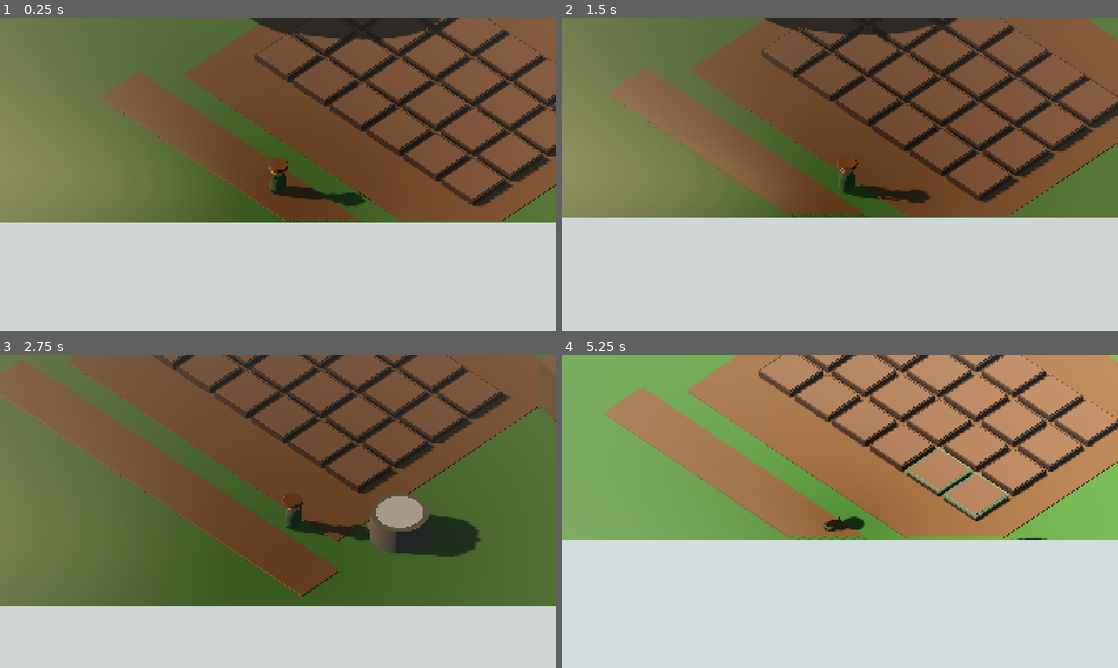
Above: before the commit, frames 1-4 (two rows, left to right).
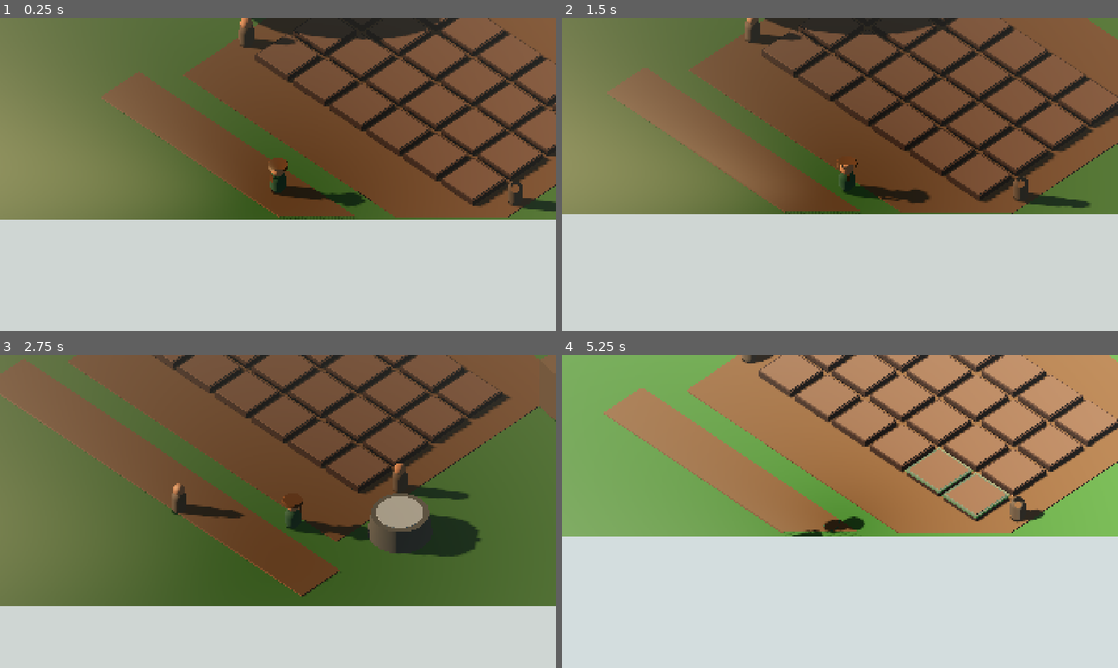
Above: after the commit, the same moments.

Repository: thanawat150/game
Game: Godot game, scene res://Main3D.tscn
Same seed, same stepped clock (60 frames per second), same inputs: the game is played once before the commit and once after it.
Inputs (mouse positions are in pixels of both pictures, inside the frame that each line leads up to):
- Up to frame 1 (0.25 s): no input
- Up to frame 2 (1.5 s): move the mouse to (962, 158) at 0.52 s; hold D (move_right) 0.53-1.28 s; hold E (interact) 0.53-1.28 s; click (962, 158) at 0.67 s; move the mouse to (728, 190) at 1.27 s; hold S (move_back) from 1.28 s (still down); tap E (interact) at 1.35 s
- Up to frame 3 (2.75 s): move the mouse to (333, 442) at 2.02 s; release S (move_back) at 2.03 s; hold D (move_right) from 2.03 s (still down); hold Shift (sprint) from 2.03 s (still down); tap E (interact) at 2.3 s
- Up to frame 4 (5.25 s): move the mouse to (812, 574) at 2.77 s; release D (move_right) at 2.78 s; release Shift (sprint) at 2.78 s; hold W (move_forward) 2.78-3.53 s; tap T (time_cycle) at 2.85 s; click (812, 574) at 2.92 s; tap E (interact) at 3.05, 4.35 s; move the mouse to (1006, 558) at 3.52 s; hold E (interact) 3.53-4.28 s; hold A (move_left) 3.53-5.03 s; move the mouse to (673, 464) at 4.27 s; move the mouse to (867, 511) at 5.02 s; hold S (move_back) from 5.03 s (still down); hold Shift (sprint) from 5.03 s (still down); click (867, 511) at 5.17 s

The runs differ from the first frame. In frame 1, 1.9% of the frame differs, in the area x 0-100%, y 0-66%; in frame 2, 2.2%, in the area x 0-100%, y 0-64%; in frame 3, 1.0%; in frame 4, 2.0%.

Commit message:
feat(growwise3d): implement NPC schedules and navigation

Diff:
--- a/GrowWise3D/Main3D.tscn
+++ b/GrowWise3D/Main3D.tscn
@@ -7,6 +7,7 @@
 [ext_resource type="Script" path="res://scripts/camera/camera_rig.gd" id="5_camera"]
 [ext_resource type="Script" path="res://scripts/world/time_of_day_controller.gd" id="6_time"]
 [ext_resource type="Script" path="res://scripts/interaction/interaction_manager.gd" id="7_interaction"]
+[ext_resource type="Script" path="res://scripts/world/navigation_baker.gd" id="8_navigation"]
 
 [sub_resource type="Environment" id="Environment_main"]
 background_mode = 1
@@ -18,6 +19,15 @@
 fog_enabled = true
 fog_light_color = Color(0.68, 0.73, 0.75, 1)
 fog_density = 0.0018
+
+[sub_resource type="NavigationMesh" id="NavigationMesh_m1"]
+agent_height = 2.0
+agent_radius = 0.5
+agent_max_climb = 0.25
+agent_max_slope = 45.0
+cell_size = 0.25
+cell_height = 0.25
+geometry_parsed_geometry_type = 1
 
 [node name="GameRoot" type="Node3D"]
 script = ExtResource("1_root")
@@ -39,7 +49,9 @@
 
 [node name="Terrain" parent="World3D" instance=ExtResource("3_terrain")]
 
-[node name="Navigation" type="Node3D" parent="World3D"]
+[node name="Navigation" type="NavigationRegion3D" parent="World3D"]
+navigation_mesh = SubResource("NavigationMesh_m1")
+script = ExtResource("8_navigation")
 
 [node name="Buildings" type="Node3D" parent="World3D"]
 
--- a/GrowWise3D/data/m1_world_placements.json
+++ b/GrowWise3D/data/m1_world_placements.json
@@ -8,6 +8,9 @@
     {"scene":"rock","name":"RockNorth","parent":"Props","position":[4,0,-13],"rotation_y":31},
     {"scene":"fence","name":"FenceNorthA","parent":"Props","position":[-6,0,-15],"rotation_y":90},
     {"scene":"fence","name":"FenceNorthB","parent":"Props","position":[0,0,-15],"rotation_y":90},
-    {"scene":"fence","name":"FenceNorthC","parent":"Props","position":[6,0,-15],"rotation_y":90}
+    {"scene":"fence","name":"FenceNorthC","parent":"Props","position":[6,0,-15],"rotation_y":90},
+    {"scene":"npc","name":"SeedTeacher","parent":"NPCs","position":[-8,0,4],"rotation_y":0,"properties":{"npc_id":"seed_teacher","display_name":"ครูเมล็ดพันธุ์","dialogue_text":"ลองตรวจความชื้นของดินก่อนปลูกนะ","start_delay":0.4,"stop_duration":2.2},"route":[[-8,0,4],[-8,0,-5],[-4,0,-8]]},
+    {"scene":"npc","name":"SoilResearcher","parent":"NPCs","position":[8,0,3],"rotation_y":0,"properties":{"npc_id":"soil_researcher","display_name":"นักวิจัยดิน","dialogue_text":"ผลตรวจดินจะช่วยให้เลือกพืชได้เหมาะสมขึ้น","start_delay":1.3,"stop_duration":2.8},"route":[[8,0,3],[8,0,-6],[4,0,-9]]},
+    {"scene":"npc","name":"WaterTechnician","parent":"NPCs","position":[2,0,11],"rotation_y":0,"properties":{"npc_id":"water_technician","display_name":"ช่างจัดการน้ำ","dialogue_text":"พื้นที่ต่ำควรมีทางระบายน้ำสำรอง","start_delay":2.1,"stop_duration":2.4},"route":[[2,0,11],[10,0,8],[12,0,2]]}
   ]
 }
--- a/GrowWise3D/scenes/npc/NPCBase.tscn
+++ b/GrowWise3D/scenes/npc/NPCBase.tscn
@@ -1,27 +1,50 @@
-[gd_scene load_steps=5 format=3]
-
-[ext_resource type="Script" path="res://scripts/npc/npc_controller.gd" id="1"]
-
-[sub_resource type="CapsuleMesh" id="NPCMesh"]
+[gd_scene load_steps=8 format=3]
+[ext_resource type="Script" path="res://scripts/npc/npc_controller.gd" id="1_npc"]
+[sub_resource type="CapsuleMesh" id="BodyMesh"]
 radius = 0.34
 height = 1.25
-
-[sub_resource type="CapsuleShape3D" id="NPCShape"]
+[sub_resource type="CapsuleShape3D" id="BodyShape"]
 radius = 0.34
 height = 1.25
-
-[sub_resource type="StandardMaterial3D" id="NPCMaterial"]
-albedo_color = Color(0.55, 0.34, 0.22, 1)
-roughness = 0.8
-
+[sub_resource type="SphereMesh" id="HeadMesh"]
+radius = 0.27
+height = 0.54
+[sub_resource type="StandardMaterial3D" id="BodyMat"]
+albedo_color = Color(0.31,0.24,0.18,1)
+roughness = 0.83
+[sub_resource type="StandardMaterial3D" id="SkinMat"]
+albedo_color = Color(0.58,0.39,0.27,1)
+roughness = 0.76
+[sub_resource type="SphereShape3D" id="InteractionShape"]
+radius = 1.1
 [node name="NPCBase" type="CharacterBody3D"]
-script = ExtResource("1")
-
-[node name="Body" type="MeshInstance3D" parent="."]
-mesh = SubResource("NPCMesh")
-material_override = SubResource("NPCMaterial")
-position = Vector3(0, 0.82, 0)
-
+collision_layer = 3
+collision_mask = 1
+script = ExtResource("1_npc")
+[node name="NavigationAgent3D" type="NavigationAgent3D" parent="."]
+path_desired_distance = 0.35
+target_desired_distance = 0.45
+avoidance_enabled = true
+radius = 0.42
+neighbor_distance = 2.2
 [node name="CollisionShape3D" type="CollisionShape3D" parent="."]
-shape = SubResource("NPCShape")
-position = Vector3(0, 0.82, 0)
+position = Vector3(0,0.8,0)
+shape = SubResource("BodyShape")
+[node name="ModelRoot" type="Node3D" parent="."]
+[node name="Body" type="MeshInstance3D" parent="ModelRoot"]
+position = Vector3(0,0.72,0)
+mesh = SubResource("BodyMesh")
+material_override = SubResource("BodyMat")
+[node name="Head" type="MeshInstance3D" parent="ModelRoot"]
+position = Vector3(0,1.43,0)
+mesh = SubResource("HeadMesh")
+material_override = SubResource("SkinMat")
+[node name="AnimationPlayer" type="AnimationPlayer" parent="."]
+[node name="InteractionArea" type="Area3D" parent="."]
+collision_layer = 4
+collision_mask = 0
+monitoring = false
+monitorable = true
+[node name="CollisionShape3D" type="CollisionShape3D" parent="InteractionArea"]
+position = Vector3(0,0.9,0)
+shape = SubResource("InteractionShape")
--- a/GrowWise3D/scripts/npc/npc_controller.gd
+++ b/GrowWise3D/scripts/npc/npc_controller.gd
@@ -1,29 +1,221 @@
 extends CharacterBody3D
 class_name GrowWiseNPCController
 
+signal state_changed(npc_id: String, state_name: String)
+signal dialogue_requested(npc_id: String, display_name: String, text: String)
+
+enum NPCState { IDLE, WALK, WAIT, TALK, WORK, RETURN }
+
+@export var npc_id: String = "npc"
 @export var display_name: String = "NPC"
+@export_multiline var dialogue_text: String = "สวัสดี"
 @export var move_speed: float = 2.2
+@export var rotation_speed: float = 7.0
 @export var patrol_points: Array[Vector3] = []
-
+@export var start_delay: float = 0.0
+@export var stop_duration: float = 2.0
+@export var max_path_retries: int = 3
+@export var path_retry_interval: float = 1.0
+@export var wait_timeout: float = 6.0
+
+@onready var navigation_agent: NavigationAgent3D = $NavigationAgent3D
+
+var current_state: NPCState = NPCState.WAIT
 var patrol_index: int = 0
+var retry_count: int = 0
+var wait_elapsed: float = 0.0
+var current_wait_duration: float = 0.0
+var path_elapsed: float = 0.0
+var current_target: Vector3 = Vector3.ZERO
+var failure_reason: String = ""
 var gravity: float = ProjectSettings.get_setting("physics/3d/default_gravity", 9.8)
+var talk_target: Node3D
+
+
+func _ready() -> void:
+	navigation_agent.path_desired_distance = 0.35
+	navigation_agent.target_desired_distance = 0.45
+	navigation_agent.avoidance_enabled = true
+	navigation_agent.radius = 0.42
+	navigation_agent.neighbor_distance = 2.2
+	navigation_agent.max_neighbors = 8
+	current_wait_duration = maxf(start_delay, 0.1)
+	_set_state(NPCState.WAIT)
+
 
 func _physics_process(delta: float) -> void:
+	_apply_gravity(delta)
+	match current_state:
+		NPCState.TALK:
+			_stop_planar(delta)
+			_face_talk_target(delta)
+		NPCState.WALK, NPCState.RETURN:
+			_update_navigation(delta)
+		NPCState.WAIT, NPCState.IDLE, NPCState.WORK:
+			_stop_planar(delta)
+			_update_wait(delta)
+	move_and_slide()
+
+
+func request_path_with_retry(target: Vector3) -> void:
+	current_target = target
+	path_elapsed = 0.0
+	failure_reason = ""
+	navigation_agent.target_position = target
+	_set_state(NPCState.WALK)
+
+
+func begin_talk(player: Node3D) -> void:
+	talk_target = player
+	velocity.x = 0.0
+	velocity.z = 0.0
+	_set_state(NPCState.TALK)
+	dialogue_requested.emit(npc_id, display_name, dialogue_text)
+
+
+func end_talk() -> void:
+	talk_target = null
+	retry_count = 0
+	current_wait_duration = 0.35
+	wait_elapsed = 0.0
+	_set_state(NPCState.WAIT)
+
+
+func get_interaction_prompt() -> String:
+	return "[E] พูดคุยกับ%s" % display_name
+
+
+func get_interaction_priority() -> int:
+	return 30
+
+
+func get_interaction_point() -> Vector3:
+	return global_position + Vector3.UP * 1.25
+
+
+func can_interact(_actor: Node3D) -> bool:
+	return current_state != NPCState.WORK
+
+
+func interact(actor: Node3D) -> void:
+	begin_talk(actor)
+
+
+func get_state_name() -> String:
+	return NPCState.keys()[current_state]
+
+
+func get_navigation_diagnostics() -> Dictionary:
+	return {
+		"state": get_state_name(),
+		"retry_count": retry_count,
+		"wait_elapsed": wait_elapsed,
+		"target": [current_target.x, current_target.y, current_target.z],
+		"failure_reason": failure_reason,
+	}
+
+
+func serialize() -> Dictionary:
+	return {
+		"npc_id": npc_id,
+		"position": [global_position.x, global_position.y, global_position.z],
+		"rotation_y": rotation.y,
+		"state": get_state_name(),
+		"patrol_index": patrol_index,
+		"retry_count": retry_count,
+	}
+
+
+func deserialize(data: Dictionary) -> void:
+	var position_data: Variant = data.get("position", [])
+	if position_data is Array and position_data.size() >= 3:
+		global_position = Vector3(float(position_data[0]), float(position_data[1]), float(position_data[2]))
+	rotation.y = float(data.get("rotation_y", rotation.y))
+	patrol_index = clampi(int(data.get("patrol_index", 0)), 0, maxi(patrol_points.size() - 1, 0))
+	retry_count = clampi(int(data.get("retry_count", 0)), 0, max_path_retries)
+	current_wait_duration = 0.3
+	wait_elapsed = 0.0
+	_set_state(NPCState.WAIT)
+
+
+func _update_navigation(delta: float) -> void:
+	path_elapsed += delta
+	if navigation_agent.is_navigation_finished():
+		if global_position.distance_to(current_target) <= navigation_agent.target_desired_distance + 0.25:
+			_arrive_at_target()
+		elif path_elapsed >= path_retry_interval:
+			_handle_path_failure("no_path_to_target")
+		return
+	var next_position := navigation_agent.get_next_path_position()
+	var direction := global_position.direction_to(next_position)
+	direction.y = 0.0
+	if direction.is_zero_approx():
+		_stop_planar(delta)
+		return
+	velocity.x = direction.x * move_speed
+	velocity.z = direction.z * move_speed
+	navigation_agent.velocity = Vector3(velocity.x, 0.0, velocity.z)
+	rotation.y = lerp_angle(rotation.y, atan2(direction.x, direction.z), clampf(rotation_speed * delta, 0.0, 1.0))
+
+
+func _handle_path_failure(reason: String) -> void:
+	retry_count += 1
+	failure_reason = reason
+	wait_elapsed = 0.0
+	current_wait_duration = path_retry_interval if retry_count < max_path_retries else wait_timeout
+	_set_state(NPCState.WAIT)
+	push_warning("NPC_NAVIGATION_WAIT npc=%s retry=%d/%d reason=%s" % [npc_id, retry_count, max_path_retries, reason])
+
+
+func _update_wait(delta: float) -> void:
+	wait_elapsed += delta
+	if wait_elapsed < current_wait_duration:
+		return
+	wait_elapsed = 0.0
+	if retry_count > 0 and retry_count < max_path_retries:
+		request_path_with_retry(current_target)
+		return
+	if retry_count >= max_path_retries:
+		retry_count = 0
+		failure_reason = "bounded_retry_exhausted"
+		patrol_index = (patrol_index + 1) % maxi(patrol_points.size(), 1)
 	if patrol_points.is_empty():
-		velocity.x = move_toward(velocity.x, 0.0, move_speed * delta * 4.0)
-		velocity.z = move_toward(velocity.z, 0.0, move_speed * delta * 4.0)
-	else:
-		var target := patrol_points[patrol_index]
-		var flat_delta := Vector3(target.x - global_position.x, 0.0, target.z - global_position.z)
-		if flat_delta.length() < 0.35:
-			patrol_index = (patrol_index + 1) % patrol_points.size()
-		else:
-			var direction := flat_delta.normalized()
-			velocity.x = direction.x * move_speed
-			velocity.z = direction.z * move_speed
-			rotation.y = lerp_angle(rotation.y, atan2(direction.x, direction.z), delta * 7.0)
+		current_wait_duration = stop_duration
+		_set_state(NPCState.IDLE)
+		return
+	request_path_with_retry(patrol_points[patrol_index])
+
+
+func _arrive_at_target() -> void:
+	retry_count = 0
+	failure_reason = ""
+	patrol_index = (patrol_index + 1) % maxi(patrol_points.size(), 1)
+	wait_elapsed = 0.0
+	current_wait_duration = stop_duration
+	_set_state(NPCState.WAIT)
+
+
+func _stop_planar(delta: float) -> void:
+	velocity.x = move_toward(velocity.x, 0.0, move_speed * delta * 5.0)
+	velocity.z = move_toward(velocity.z, 0.0, move_speed * delta * 5.0)
+
+
+func _face_talk_target(delta: float) -> void:
+	if talk_target == null:
+		return
+	var direction := global_position.direction_to(talk_target.global_position)
+	direction.y = 0.0
+	if not direction.is_zero_approx():
+		rotation.y = lerp_angle(rotation.y, atan2(direction.x, direction.z), clampf(rotation_speed * delta, 0.0, 1.0))
+
+
+func _apply_gravity(delta: float) -> void:
 	if not is_on_floor():
 		velocity.y -= gravity * delta
 	else:
-		velocity.y = 0.0
-	move_and_slide()
+		velocity.y = -0.1
+
+
+func _set_state(next_state: NPCState) -> void:
+	current_state = next_state
+	state_changed.emit(npc_id, get_state_name())
--- /dev/null
+++ b/GrowWise3D/scripts/tests/npc_navigation_contract_test.gd
@@ -0,0 +1,73 @@
+extends SceneTree
+
+const MAIN_SCENE := preload("res://Main3D.tscn")
+const NPC_SCENE := preload("res://scenes/npc/NPCBase.tscn")
+
+var failures: PackedStringArray = []
+
+
+func _initialize() -> void:
+	call_deferred("_run")
+
+
+func _run() -> void:
+	var npc := NPC_SCENE.instantiate()
+	get_root().add_child(npc)
+	_expect(npc.get_node_or_null("NavigationAgent3D") is NavigationAgent3D, "missing NavigationAgent3D")
+	_expect(npc.get_node_or_null("InteractionArea") is Area3D, "missing InteractionArea")
+	_expect(npc.get_node_or_null("ModelRoot") is Node3D, "missing ModelRoot")
+	for method in ["begin_talk", "end_talk", "request_path_with_retry", "get_navigation_diagnostics", "get_state_name", "serialize", "deserialize"]:
+		_expect(npc.has_method(method), "missing %s" % method)
+	_expect_numeric(npc, "max_path_retries", 3.0, true)
+	_expect_numeric(npc, "path_retry_interval", 0.0, false)
+	_expect_numeric(npc, "wait_timeout", 0.0, false)
+	var source := FileAccess.get_file_as_string("res://scripts/npc/npc_controller.gd").to_lower()
+	_expect(source.find("teleport") == -1, "NPC controller must not contain teleport fallback")
+	var root := MAIN_SCENE.instantiate()
+	get_root().add_child(root)
+	await process_frame
+	await process_frame
+	var navigation := root.get_node_or_null("World3D/Navigation")
+	_expect(navigation is NavigationRegion3D, "World3D/Navigation must be NavigationRegion3D")
+	if navigation != null:
+		_expect(navigation.has_method("rebake"), "Navigation region must expose rebake")
+		_expect(navigation.has_method("get_navigation_diagnostics"), "Navigation region must expose diagnostics")
+	var npcs := root.get_node("World3D/NPCs").get_children()
+	_expect(npcs.size() == 3, "expected 3 NPCs, got %d" % npcs.size())
+	var ids: Dictionary[String, bool] = {}
+	for item in npcs:
+		var npc_id := str(item.get("npc_id"))
+		_expect(not npc_id.is_empty(), "NPC has empty ID")
+		_expect(not ids.has(npc_id), "duplicate NPC ID %s" % npc_id)
+		ids[npc_id] = true
+		if item.has_method("get_navigation_diagnostics"):
+			var diagnostics: Dictionary = item.get_navigation_diagnostics()
+			for key in ["state", "retry_count", "wait_elapsed", "target", "failure_reason"]:
+				_expect(diagnostics.has(key), "diagnostics missing %s" % key)
+	_finish()
+
+
+func _expect(condition: bool, message: String) -> void:
+	if not condition:
+		failures.append(message)
+
+
+func _expect_numeric(node: Node, property_name: StringName, threshold: float, exact: bool) -> void:
+	var value: Variant = node.get(property_name)
+	if not (value is int or value is float):
+		failures.append("%s must be numeric" % property_name)
+		return
+	if exact:
+		_expect(is_equal_approx(value, threshold), "%s must be %.1f" % [property_name, threshold])
+	else:
+		_expect(value > threshold, "%s must be greater than %.1f" % [property_name, threshold])
+
+
+func _finish() -> void:
+	if failures.is_empty():
+		print("GROWWISE3D_NPC_NAVIGATION_CONTRACT_OK")
+		quit(0)
+		return
+	for failure in failures:
+		push_error("NPC_NAVIGATION_CONTRACT: %s" % failure)
+	quit(1)
--- /dev/null
+++ b/GrowWise3D/scripts/world/navigation_baker.gd
@@ -0,0 +1,54 @@
+extends NavigationRegion3D
+class_name GrowWiseNavigationBaker
+
+signal navigation_ready()
+
+var status: String = "pending"
+var last_error: String = ""
+var bake_count: int = 0
+
+
+func _ready() -> void:
+	call_deferred("rebake")
+
+
+func rebake() -> void:
+	if navigation_mesh == null:
+		status = "failed"
+		last_error = "missing_navigation_mesh"
+		push_error("GROWWISE3D_NAVIGATION_FAILED reason=%s" % last_error)
+		return
+	status = "parsing"
+	last_error = ""
+	var source_data := NavigationMeshSourceGeometryData3D.new()
+	NavigationServer3D.parse_source_geometry_data(
+		navigation_mesh,
+		source_data,
+		get_parent(),
+		_on_source_geometry_parsed.bind(source_data)
+	)
+
+
+func get_navigation_diagnostics() -> Dictionary:
+	return {
+		"status": status,
+		"last_error": last_error,
+		"bake_count": bake_count,
+		"map_iteration": NavigationServer3D.map_get_iteration_id(get_navigation_map()),
+	}
+
+
+func _on_source_geometry_parsed(source_data: NavigationMeshSourceGeometryData3D) -> void:
+	status = "baking"
+	NavigationServer3D.bake_from_source_geometry_data(
+		navigation_mesh,
+		source_data,
+		_on_navigation_baked
+	)
+
+
+func _on_navigation_baked() -> void:
+	status = "ready"
+	bake_count += 1
+	navigation_ready.emit()
+	print("GROWWISE3D_NAVIGATION_OK")
--- a/GrowWise3D/scripts/world/world_bootstrap.gd
+++ b/GrowWise3D/scripts/world/world_bootstrap.gd
@@ -10,6 +10,7 @@
 	"fence": "res://scenes/world/FenceSection.tscn",
 	"tree": "res://scenes/world/Tree.tscn",
 	"rock": "res://scenes/world/Rock.tscn",
+	"npc": "res://scenes/npc/NPCBase.tscn",
 }
 
 
@@ -41,6 +42,13 @@
 		instance.name = str(entry.get("name", scene_id)).validate_node_name()
 		instance.position = _array_to_vector3(entry.get("position", [0.0, 0.0, 0.0]))
 		instance.rotation_degrees.y = float(entry.get("rotation_y", 0.0))
+		for property_name: String in entry.get("properties", {}):
+			instance.set(property_name, entry["properties"][property_name])
+		if entry.has("route") and instance is GrowWiseNPCController:
+			var route: Array[Vector3] = []
+			for point in entry["route"]:
+				route.append(_array_to_vector3(point))
+			instance.set("patrol_points", route)
 		var parent := get_node_or_null(str(entry.get("parent", "Props")))
 		if parent == null:
 			push_warning("Placement parent missing for %s" % instance.name)
Not shown: 1 places in GrowWise3D/Main3D.tscn that only renumber resources
Not shown, added: GrowWise3D/scripts/tests/npc_navigation_contract_test.gd.uid
Not shown, added: GrowWise3D/scripts/world/navigation_baker.gd.uid
